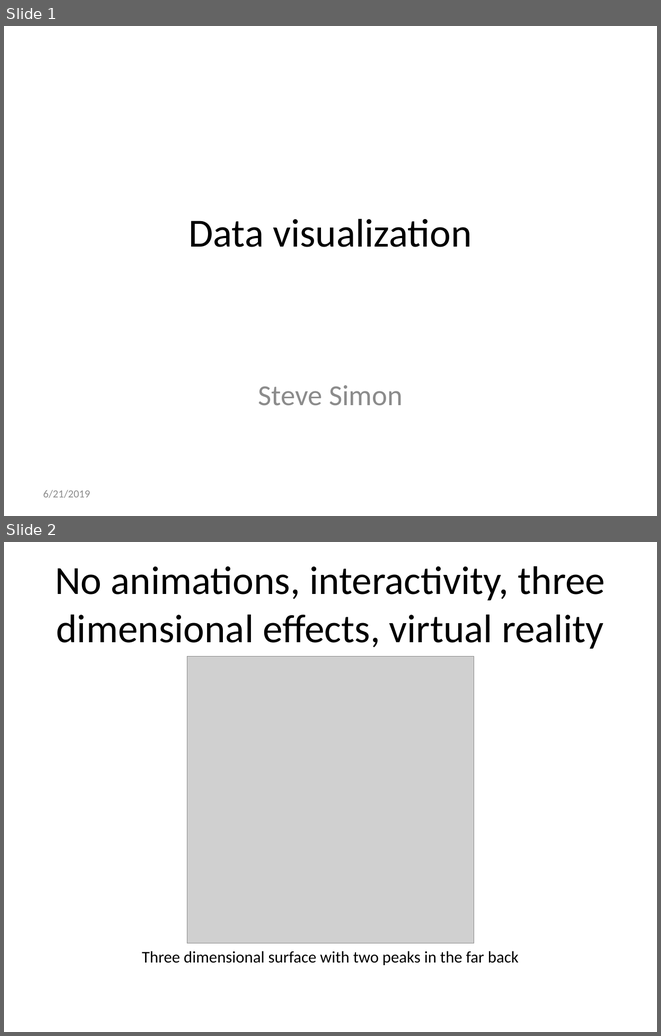
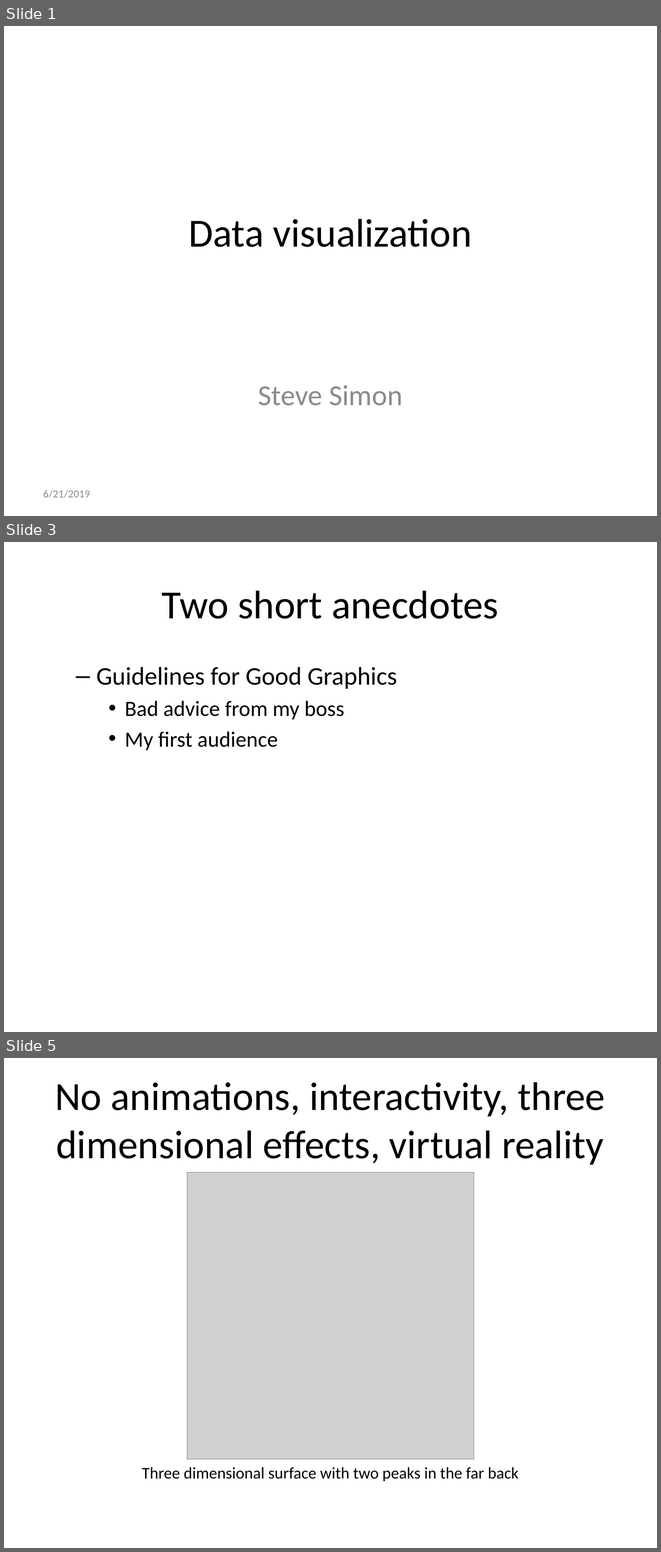
Before and after one commit to pmean/data-visualization, a slide deck: src/data-visualization.pptx. Shown one above the other, each under a label of ours: slides 1 and 2 before the commit, slides 1, 3 and 5 after it; the slides between them are not shown. The pictures are 661x1036 and 661x1552 pixels, drawn with LibreOffice and Linux fonts; fonts in the diff are those of the drawing; grey boxes stand for pictures. Boxes give left, top, right and bottom in pixels: in the first picture for what was removed or moved away, otherwise in the second. Text is boxed around its words. In the diff, an @@ line names an element or a change of style, - is before the commit and + after.

```diff
--- a/src/data-visualization.pptx
+++ b/src/data-visualization.pptx
@@ slide 3 added at [4, 542, 657, 1032], background #FFFFFF @@
@@ title added at [162, 590, 498, 619], 44 pt, text #000000 @@
+Two short anecdotes
@@ text added at [96, 667, 397, 750], 24 pt, text #000000 @@
+  – Guidelines for Good Graphics
+    • Bad advice from my boss
+    • My first audience
@@ what was slide 2 is now slide 5 @@
```
Also in this commit, not shown: 3 slides changed, 14 other slides added, 4 other files.
